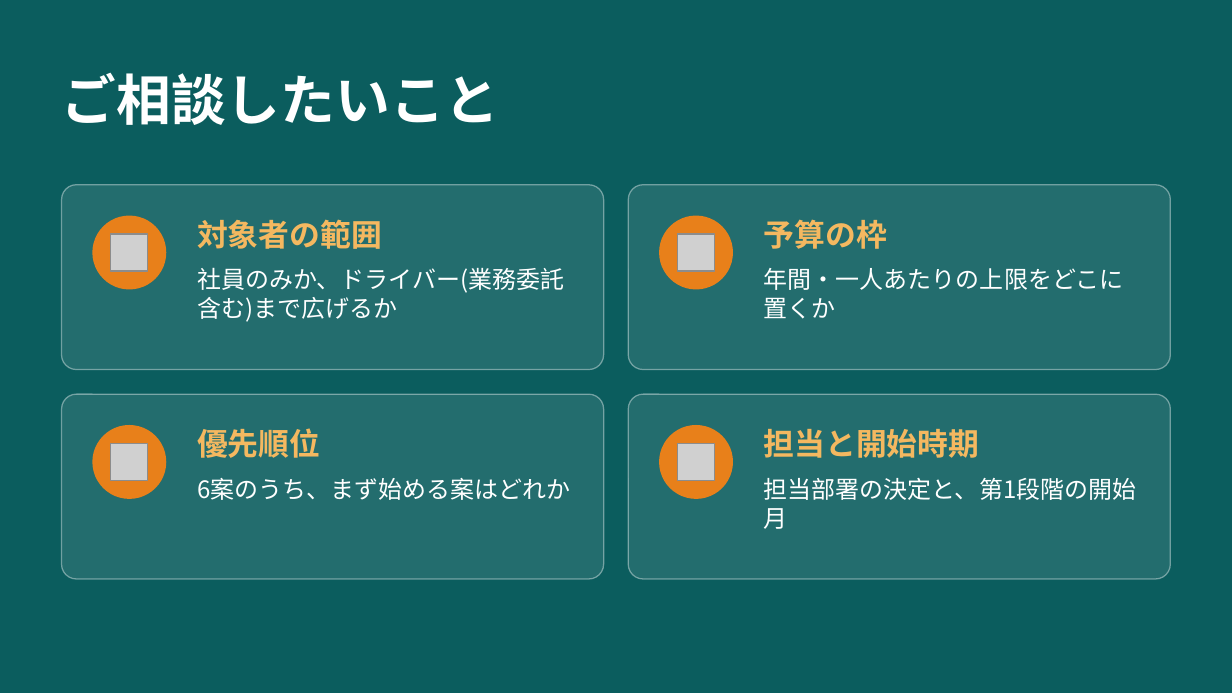
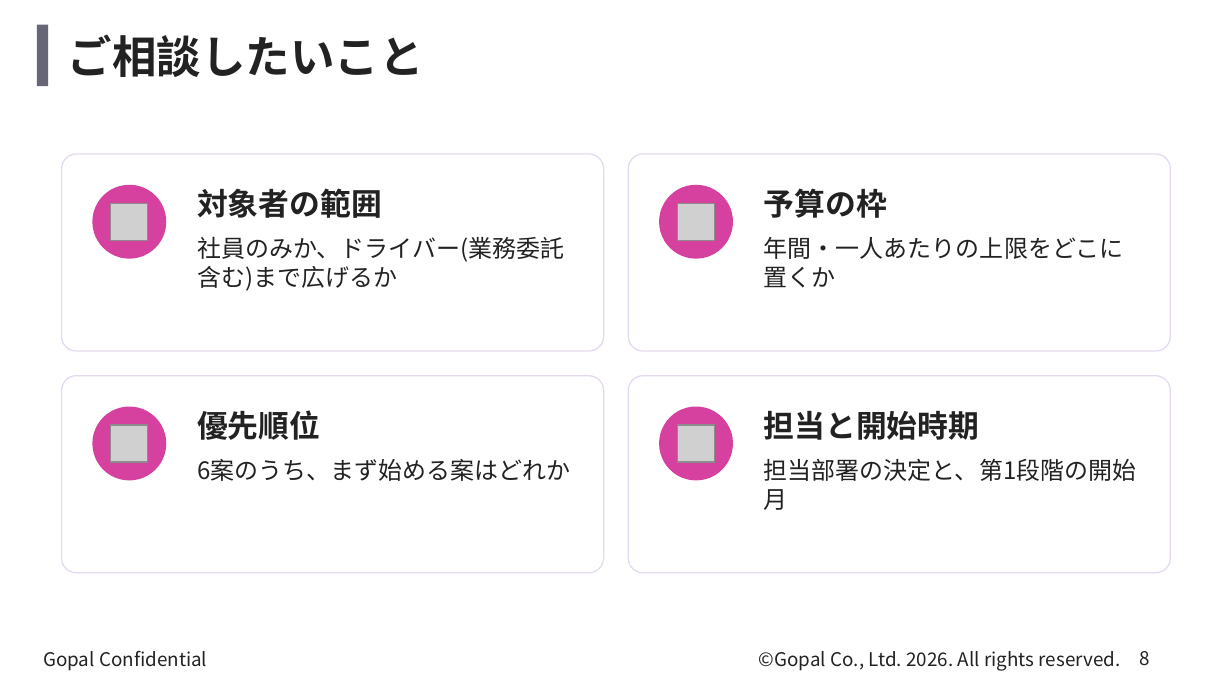
Before and after one commit to kagayugopal-eng/tamu, a slide deck: slide 8 of deck/welfare_health_disaster.pptx. Drawn at 1232x693 pixels with LibreOffice and Linux fonts; fonts in the diff are those of the drawing; grey boxes stand for pictures; background and template pictures are left out. Boxes give left, top, right and bottom in pixels: in the first picture for what was removed or moved away, otherwise in the second. Text is boxed around its words. In the diff, an @@ line names an element or a change of style, - is before the commit and + after.

```diff
--- a/deck/welfare_health_disaster.pptx
+++ b/deck/welfare_health_disaster.pptx
@@ background #0B5D5E to picture (left out) @@
@@ rectangle added at (37, 25, 48, 86), fill #666677 @@
@@ title "ご相談したいこと": place and size @@
-title "ご相談したいこと" at (62, 72, 500, 125)
+title "ご相談したいこと" at (68, 34, 424, 77)
@@ title "ご相談したいこと" at (68, 34, 424, 77): size 32 to 26 pt, text colour #FFFFFF to #222222 @@
@@ rounded rectangle: place and size @@
-rounded rectangle at (62, 185, 604, 370)
+rounded rectangle at (62, 154, 604, 351)
@@ fill #FFFFFF at 10% opacity to #FFFFFF at 85% opacity; outline #FFFFFF 0.75 pt to #E4D9EE 0.75 pt; proportions changed in 4 elements at (62, 376, 604, 573), (628, 376, 1170, 573), (62, 154, 604, 351), (628, 154, 1170, 351) @@
@@ rounded rectangle: place and size @@
-rounded rectangle at (628, 185, 1170, 370)
+rounded rectangle at (628, 154, 1170, 351)
@@ text colour #F4B860 to #222222 in 4 elements at (197, 410, 320, 440), (764, 411, 980, 440), (197, 188, 382, 218), (764, 188, 887, 218) @@
@@ 2 pictures, 2 texts, 2 ellipses: place and size @@
-2 pictures, 2 texts, 2 ellipses at (92, 216, 887, 290)
+2 pictures, 2 texts, 2 ellipses at (92, 185, 887, 259)
@@ fill #E8801A to #D6409F in 4 elements at (92, 407, 166, 480), (659, 407, 733, 480), (92, 185, 166, 259), (659, 185, 733, 259) @@
@@ text colour #FFFFFF to #222222 in 4 elements at (197, 459, 571, 481), (764, 459, 1137, 481), (764, 237, 1124, 288), (197, 236, 564, 291) @@
@@ text "社員のみか、ドライバー(業務委託含む)まで広げるか": place and size @@
-text "社員のみか、ドライバー(業務委託含む)まで広げるか" at (197, 267, 564, 322)
+text "社員のみか、ドライバー(業務委託含む)まで広げるか" at (197, 236, 564, 291)
@@ text "年間・一人あたりの上限をどこに置くか": place and size @@
-text "年間・一人あたりの上限をどこに置くか" at (764, 268, 1124, 319)
+text "年間・一人あたりの上限をどこに置くか" at (764, 237, 1124, 288)
@@ rounded rectangle: place and size @@
-rounded rectangle at (62, 394, 604, 579)
+rounded rectangle at (62, 376, 604, 573)
@@ rounded rectangle: place and size @@
-rounded rectangle at (628, 394, 1170, 579)
+rounded rectangle at (628, 376, 1170, 573)
@@ 2 pictures, 2 texts, 2 ellipses: place and size @@
-2 pictures, 2 texts, 2 ellipses at (92, 425, 980, 499)
+2 pictures, 2 texts, 2 ellipses at (92, 407, 980, 480)
@@ text "6案のうち、まず始める案はどれか": place and size @@
-text "6案のうち、まず始める案はどれか" at (197, 478, 571, 500)
+text "6案のうち、まず始める案はどれか" at (197, 459, 571, 481)
@@ text "担当部署の決定と、第1段階の開始月": place and size @@
-text "担当部署の決定と、第1段階の開始月" at (764, 478, 1137, 500)
+text "担当部署の決定と、第1段階の開始月" at (764, 459, 1137, 481)
@@ text added at (43, 651, 207, 671), 11 pt, text #222222 @@
+Gopal Confidential
@@ text added at (759, 651, 1121, 671), 11 pt, text #222222 @@
+©Gopal Co., Ltd. 2026. All rights reserved.
@@ page number added at (1139, 651, 1149, 666), 11 pt, text #222222 @@
+8
```
Also in this commit, not shown: 7 other slides changed, 5 other files.
